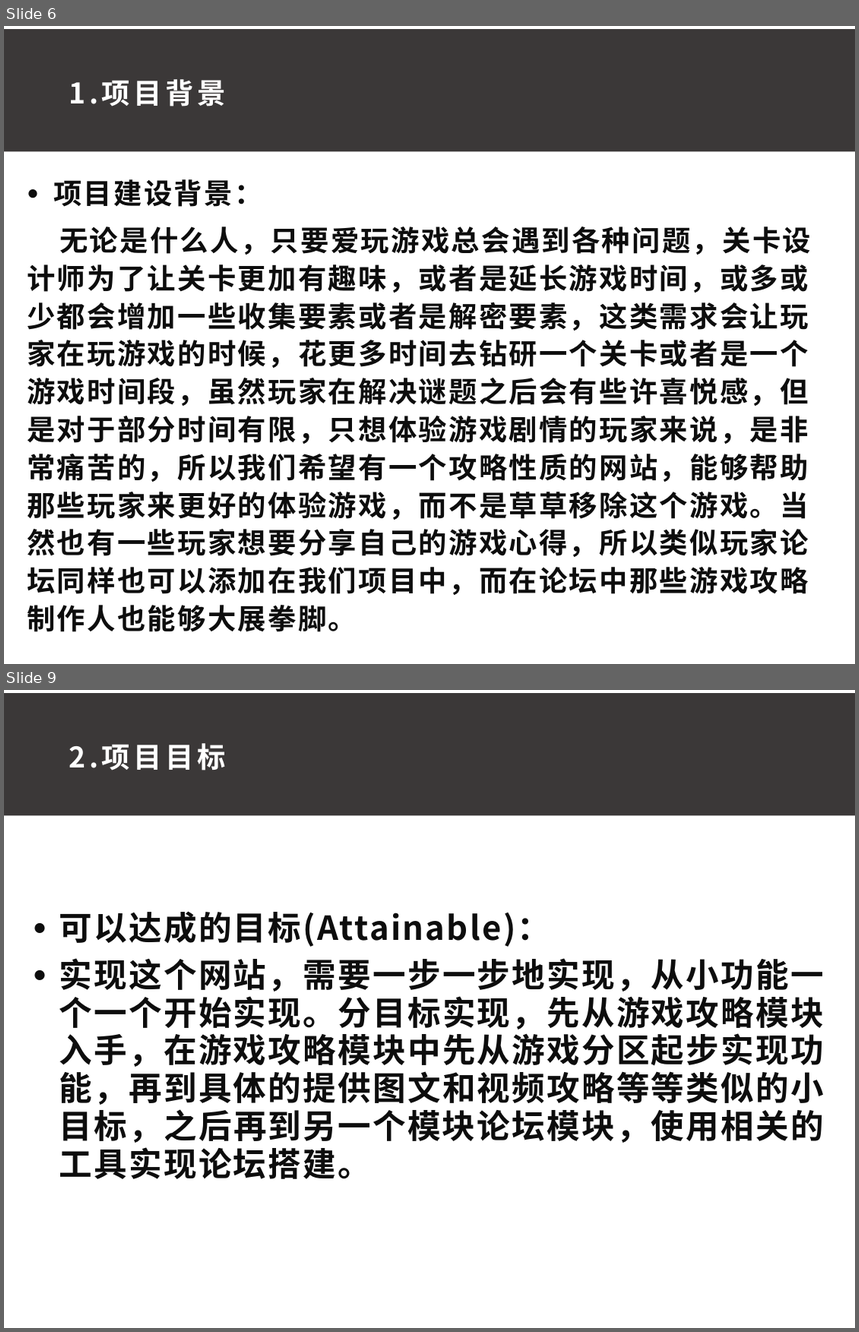
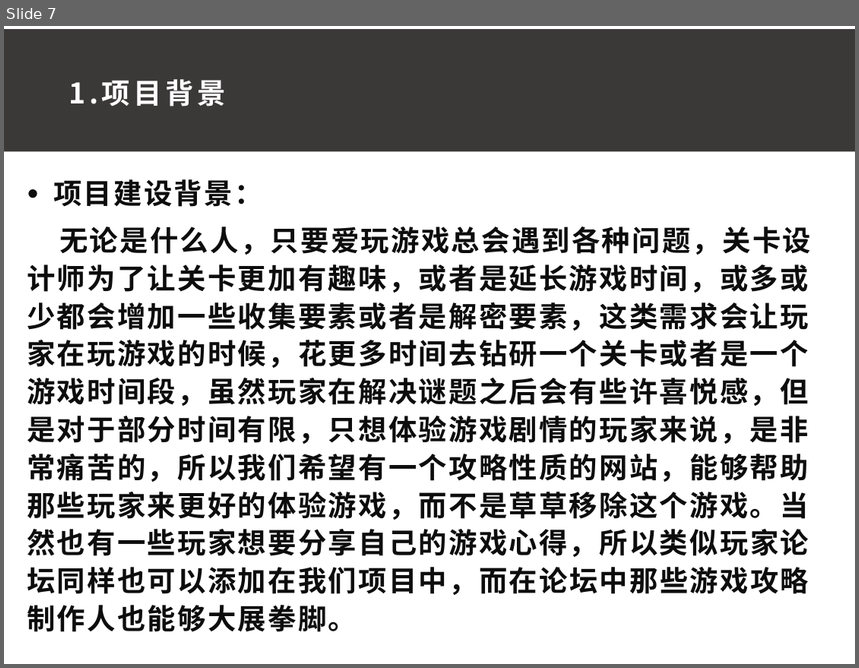
Before and after one commit to ConstanTWT/SE2020-G01, a slide deck: 项目计划书/G01小组项目计划PPT0.1.pptx. Shown one above the other, each under a label of ours: slides 6 and 9 before the commit, slide 7 after it; the slides between them are not shown. The pictures are 859x1332 and 859x668 pixels, drawn with LibreOffice and Linux fonts; fonts in the diff are those of the drawing. Boxes give left, top, right and bottom in pixels: in the first picture for what was removed or moved away, otherwise in the second. Text is boxed around its words. In the diff, an @@ line names an element or a change of style, - is before the commit and + after.

```diff
--- a/项目计划书/G01小组项目计划PPT0.1.pptx
+++ b/项目计划书/G01小组项目计划PPT0.1.pptx
@@ slide 9 removed at (4,690,855,1328), background #FFFFFF @@
@@ rectangle removed at (4,693,855,816) @@
@@ text removed at (69,743,226,771) @@
-2.项目目标
@@ text removed at (59,911,824,1179) @@
-● 可以达成的目标(Attainable)：
-● 实现这个网站，需要一步一步地实现，从小功能一个一个开始实现。分目标实现，先从游戏攻略模块入手，在游戏攻略模块中先从游戏分区起步实现功能，再到具体的提供图文和视频攻略等等类似的小目标，之后再到另一个模块论坛模块，使用相关的工具实现论坛搭建。
@@ what was slide 6 is now slide 7 @@
```
Also in this commit, not shown: 6 slides changed, 5 slides added, 3 other slides removed, 2 other files.
